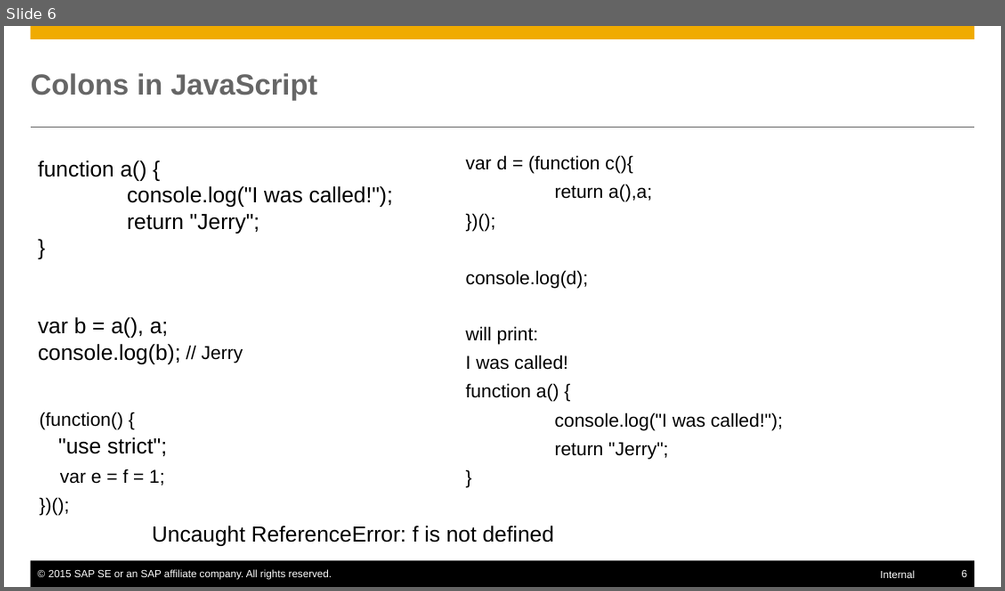
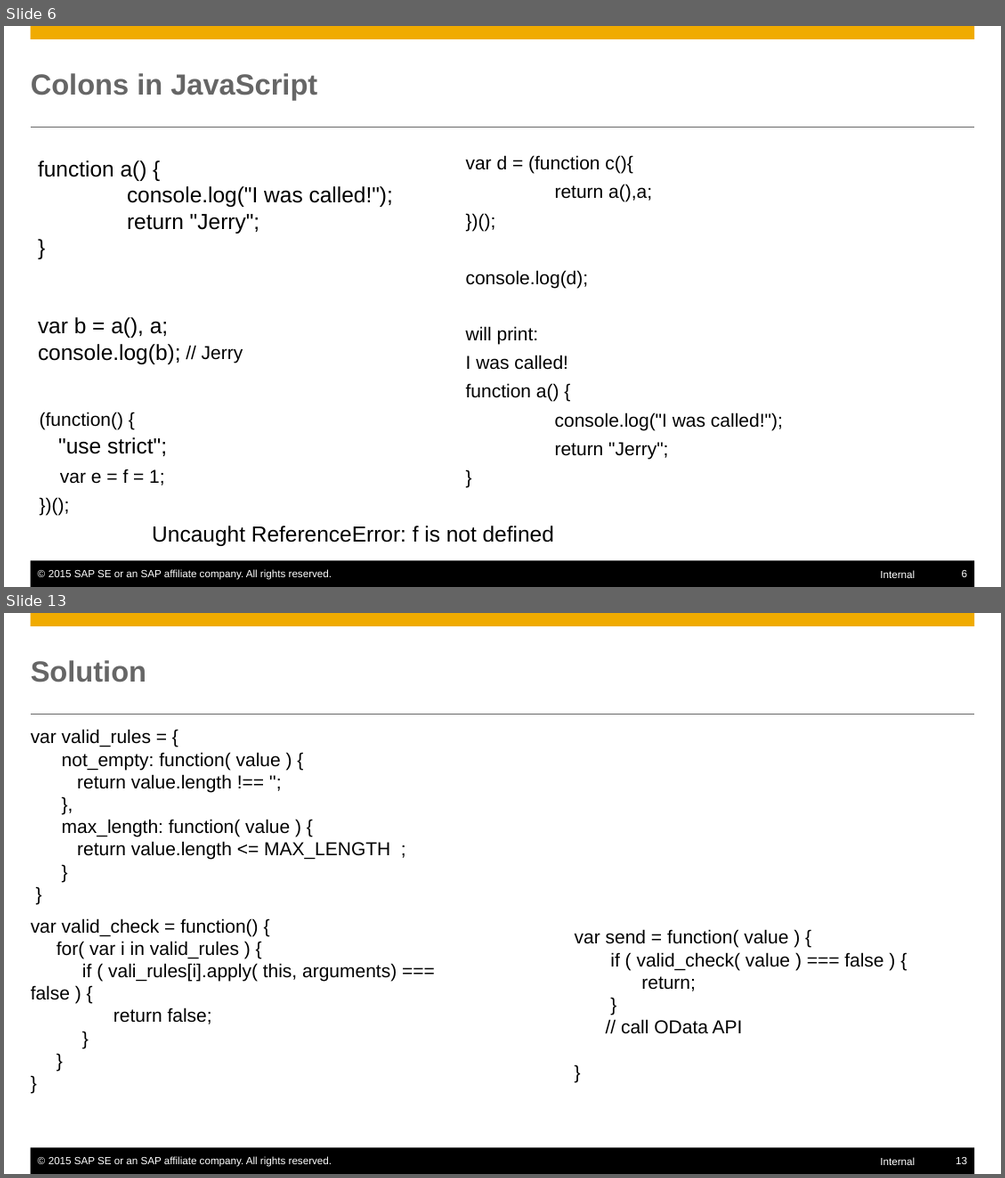
Before and after one commit to mxpang/jerryslide, a slide deck: 001_code_refact.pptx. Shown one above the other, each under a label of ours: slide 6 before the commit, slides 6 and 13 after it; the slides between them are not shown. The pictures are 1005x591 and 1005x1178 pixels, drawn with LibreOffice and Linux fonts; fonts in the diff are those of the drawing. Boxes give left, top, right and bottom in pixels: in the first picture for what was removed or moved away, otherwise in the second. Text is boxed around its words. In the diff, an @@ line names an element or a change of style, - is before the commit and + after.

```diff
--- a/001_code_refact.pptx
+++ b/001_code_refact.pptx
@@ slide 13 added at [4, 613, 1001, 1174], background #FFFFFF; not listed: 6 template elements that a slide beside it also shows @@
@@ title added at [31, 660, 146, 682], 28 pt, text #666666, bold @@
+Solution
@@ text added at [31, 729, 390, 860], 18 pt, text #000000 @@
+var valid_rules = {
+not_empty: function( value ) {
+return value.length !== '';
+},
+max_length: function( value ) {
+return value.length <= MAX_LENGTH ;
+}
+}
@@ text added at [31, 918, 396, 1024], 18 pt, text #000000 @@
+var valid_check = function() {
+for( var i in valid_rules ) {
+if ( vali_rules[i].apply( this, arguments) === false ) {
+return false;
+}
+}
+}
@@ text added at [574, 929, 883, 1034], 18 pt, text #000000 @@
+var send = function( value ) {
+if ( valid_check( value ) === false ) {
+return;
+}
+// call OData API
+}
```
Also in this commit, not shown: 2 slides changed, 10 other slides added, 10 other files.
